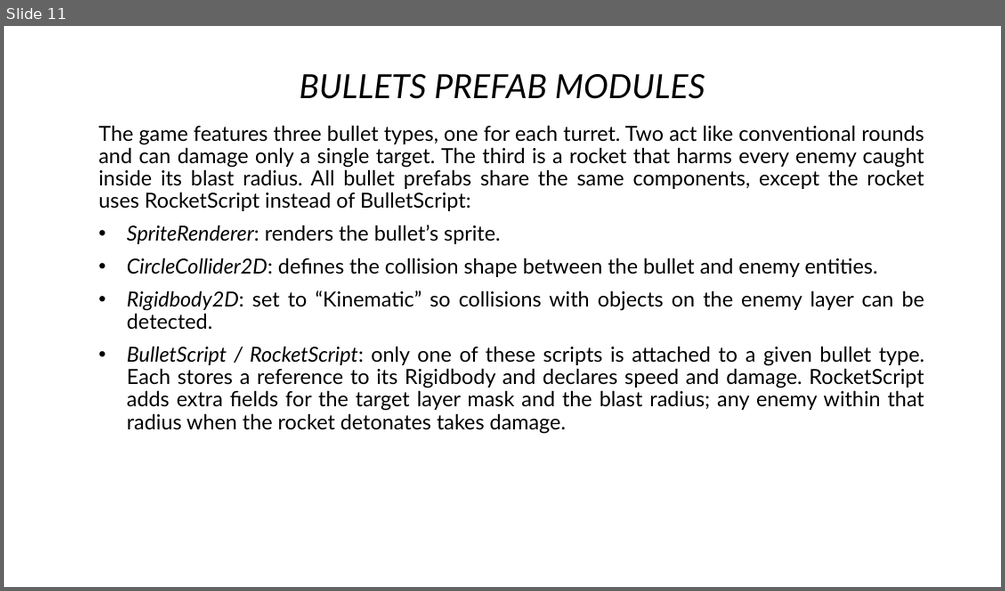
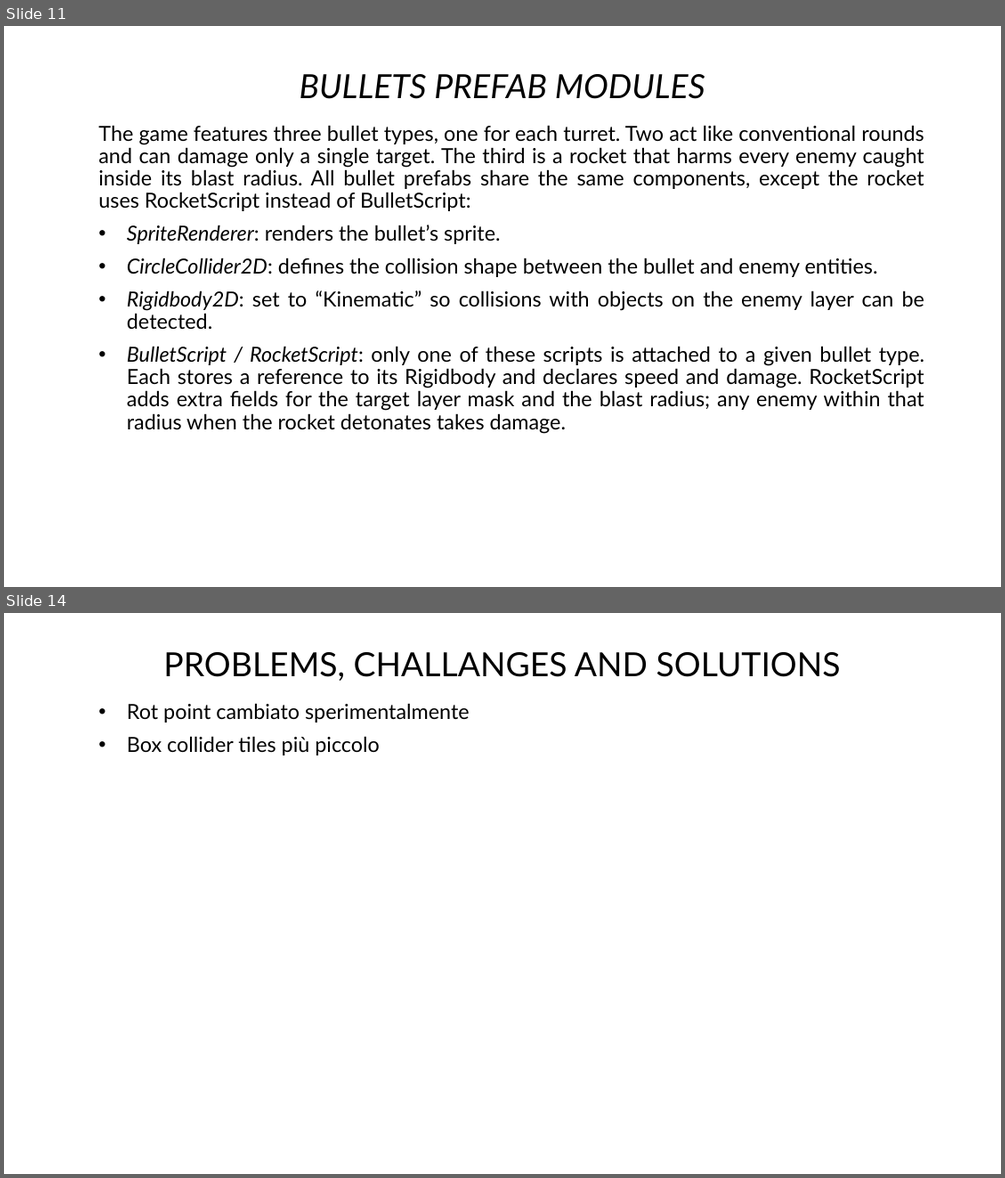
Before and after one commit to DheAnto/TowerDefence, a slide deck: Report Game Dev Eng version.pptx. Shown one above the other, each under a label of ours: slide 11 before the commit, slides 11 and 14 after it; the slides between them are not shown. The pictures are 1005x591 and 1005x1178 pixels, drawn with LibreOffice and Linux fonts; fonts in the diff are those of the drawing. Boxes give left, top, right and bottom in pixels: in the first picture for what was removed or moved away, otherwise in the second. Text is boxed around its words. In the diff, an @@ line names an element or a change of style, - is before the commit and + after.

```diff
--- a/Report Game Dev Eng version.pptx
+++ b/Report Game Dev Eng version.pptx
@@ slide 14 added at bbox=[4, 613, 1001, 1174], background #FFFFFF @@
@@ title added at bbox=[163, 652, 841, 681], 32 pt, text #000000 @@
+PROBLEMS, CHALLANGES AND SOLUTIONS
@@ text added at bbox=[127, 703, 469, 755], 20 pt, text #000000 @@
+• Rot point cambiato sperimentalmente
+• Box collider tiles più piccolo
```
Also in this commit, not shown: 2 slides changed, 1 slide removed.
